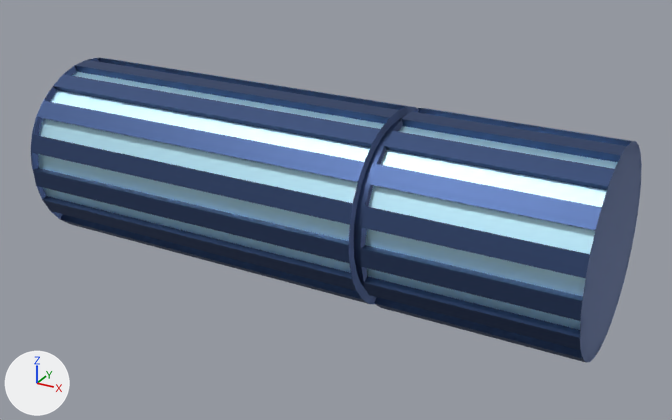
The FBX model Stock Rising/Assets/Objects/Miniatures/2.fbx as it was, and as the next commit left it.
Rendered twice from a 50 mm lens placed at (12.3, -71.4, 38.8), pointed at (-30.1, 5.6, 0.3). The lights are fixed; the arrows at lower left show +X, +Y and +Z. Where no turn or scale is listed for an object, it has been applied to the vertices.
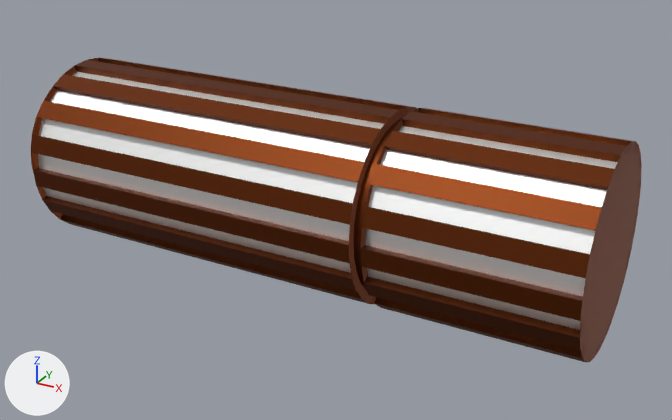
The newer file is also rescaled (x0.257), turned or shifted as a whole; pictures and numbers use the older file's frame.

Location of each change, [x1, y1, x2, y2] in pixels of the pictures (672 x 420 px):
'Cylinder', recoloured: [31, 58, 642, 362] in both

Edits to the bpy script that builds the scene:
```text
Change mat_material:
    mat_material.base_color: (0.0648, 0.107, 0.242) -> (0.161, 0.0368, 0.00826)  # blue #485c87 -> brown #703616
Change mat_material_002:
    mat_material_002.base_color: (0.554, 0.866, 1.0) -> (1.0, 1.0, 1.0)  # cyan #c4efff -> white #ffffff
```
